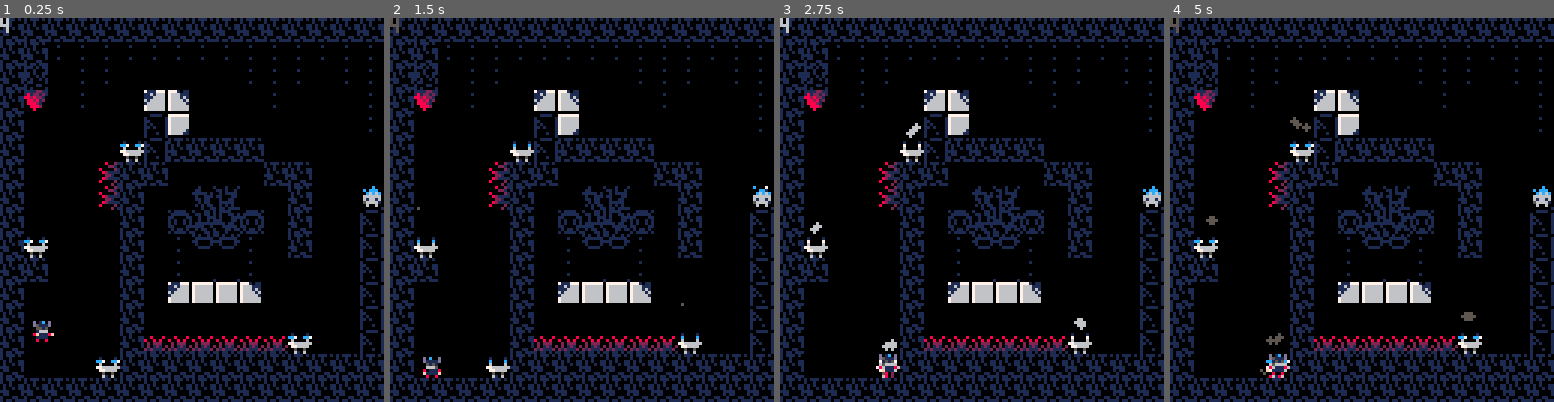
Above: before the commit, frames 1-4 (left to right).
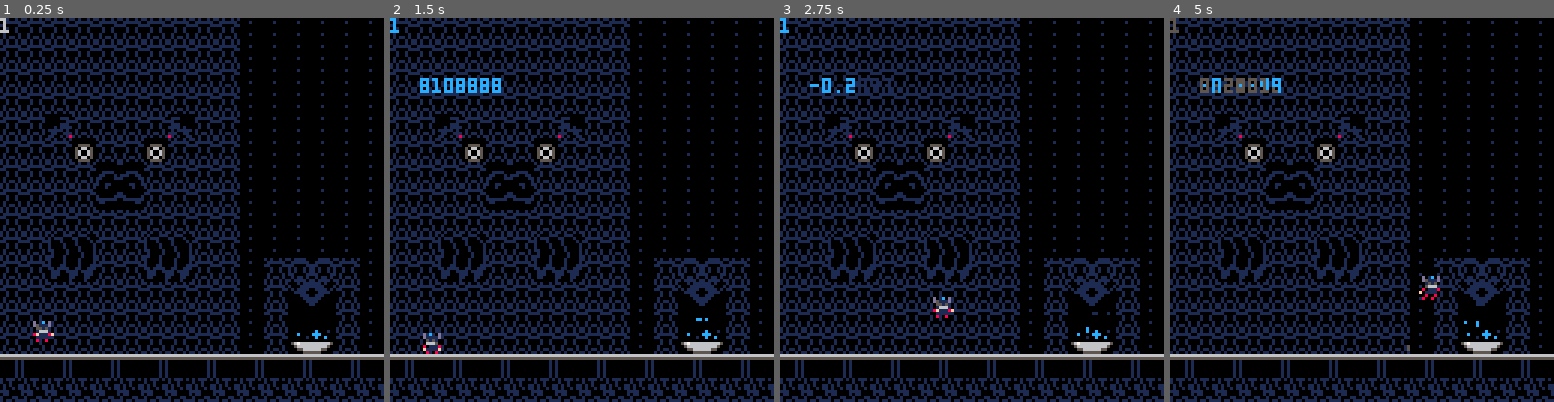
Above: after the commit, the same moments.

Repository: han-sen/pico-8-tests
Game: PICO-8 cartridge platformer.p8
The game is run twice, just before and just after one commit, with the same random seed, the same clock (stepped at 60 frames per second) and the same inputs.
Inputs:
- Up to frame 1 (0.25 s): no input
- Up to frame 2 (1.5 s): no input
- Up to frame 3 (2.75 s): hold Right 1.6-2.1 s; hold Up 2.15-2.42 s; hold Right from 2.47 s (still down)
- Up to frame 4 (5 s): release Right at 3.03 s; hold Left 3.08-3.58 s; hold Right 4.02-4.68 s; hold Up from 4.73 s (still down)

The runs differ from the first frame. In frame 1, 36% of the frame differs, in the area x 0-100%, y 0-94%; in frame 2, 37%; in frame 3, 37%; in frame 4, 37%.

Commit message:
added fountain particle fx

Diff:
--- a/platformer.p8
+++ b/platformer.p8
@@ -10,9 +10,8 @@
 -- 4 Boost tiles
 
 function _init()
-	-- music(1)
 	player = {
-		x = 10 + (128 * 3),
+		x = 10,
 		y = 90,
 		sprite = 64,
 		size = 1,
@@ -63,30 +62,36 @@
 		anim = 0
 	}
 	fountains = {
+		anim = 0,
 		sp1 = 25,
 		sp2 = 26,
 		loc = {
 			{
+				level = 1,
 				x = 96,
 				y = 104,
 				active = true
 			},
 			{
+				level = 2,
 				x = 80,
 				y = 48,
 				active = false
 			},
 			{
+				level = 3,
 				x = 16,
 				y = 24,
 				active = false
 			},
 			{
+				level = 4,
 				x = 64,
 				y = 80,
 				active = false
 			},
 			{
+				level = 5,
 				x = 64,
 				y = 112,
 				active = false
@@ -142,6 +147,16 @@
 				level = 4,
 				x = 96,
 				y = 104
+			},
+			{
+				level = 5,
+				x = 16,
+				y = 56
+			},
+			{
+				level = 5,
+				x = 40,
+				y = 88
 			}
 		}
 	}
@@ -162,7 +177,8 @@
 	particles = {
 		death_fx = {8,2,5}, -- color arrays
 		dust_fx = {6,5},
-		wind_fx = {6,5}
+		wind_fx = {6,5},
+		bubble_fx = {12,1}
 	}
 	ghosts = {}
 end
@@ -174,6 +190,7 @@
 	player_update()
 	check_boost()
 	run_turbines()
+	animate_fountains()
 	player_animate()
 	game_key_animate()
 	animate_turbines()
@@ -508,7 +525,8 @@
 end
 
 function draw_fx()
-    for fx in all(effects) do
+	for fx in all(effects) do
+		print(fx.r, 10, 20)
         --draw pixel for size 1, draw circle for larger
         if fx.r <= 1 then
             pset(fx.x,fx.y,fx.c)
@@ -571,6 +589,37 @@
             c_t
         )
     end
+end
+
+function bubble_fx(x,y,w,c_t,num)
+	for i=0, num do
+        add_fx(
+            x+rnd(w)-w/2,
+            y+rnd(2),
+            40+rnd(10),
+            -0.125 + (rnd(1)/4),
+            -0.25,
+            false,
+            false,
+            true,
+            flr(rnd(3)),
+            c_t
+        )
+    end
+end
+
+function animate_fountains()
+	if time() - fountains.anim > 0.9 then
+		fountains.anim = time()
+		for f in all(fountains.loc) do
+			if f.level == world.current_level
+			and f.active then -- only draw active fountains
+				local x = f.x + (world.level_size * (f.level - 1)) + 8 -- emit from middle of sprite
+				local y = f.y
+				bubble_fx(x, y, 8, particles.bubble_fx, 2)
+			end
+		end
+	end
 end
 
 function run_turbines()
@@ -667,17 +716,17 @@
 0000000000000000000000000000000000000000000000000000000000000000000000000000000000000000000000000000000000000000000000000000000000000000000000000000000000000000000000000000000000000000000000000000000000000000000000000000000000000000000000000000000000000000
 __map__
 0e0e0e0e0e0e0e0e0e0e2222222222220a0a0a0a0a0a0a0a0a0a0a0a0a0a0a1b000013140000000000000000000000000a0a0a0a0a0a0a0a0a0a0a0a0a0a0a0a0a3c3c3c3c3c3c3c3c3c3c3c3c3c3c0a000000000000000000000000000000000000000000000000000000000000000000000000000000000000000000000000
-0e0e0e0e0e0e0e0e0e0e2222222222221b1f0000000000000000000000001f1b0000393a0000000000000000000022220a0a22222222222222222222222222220a00000034330022220034330000000a000000000000000000000000000000000000000000000000000000000000000000000000000000000000000000000000
+0e0e0e0e0e0e0e0e0e0e2222222222221b1f0000000000000000000000001f1b0000393a0000000000000000000022220a0a22222222222222222222222222220a00003432330022220034323300000a000000000000000000000000000000000000000000000000000000000000000000000000000000000000000000000000
 0e0e0e0e0e0e0e0e0e0e2222222222221b00000000000000000000000000001b002200002200000000000000002222220a0b00222200000000002222220022220a00000000000022220000000000000a000000000000000000000000000000000000000000000000000000000000000000000000000000000000000000000000
 0e0e0e0e0e0e0e0e0e0e2222222222221b0000000000000000002b2c0000001b202202022200000000000000000022220a3c00220000343300000022000000220a00000000000022220000000000000a000000000000000000000000000000000000000000000000000000000000000000000000000000000000000000000000
 0e2b130e0e0e0e142c0e2222222222221b000000000000000022393a2200000a0a0a0a0a0a20000000000000000000000a0000000000033100000000000000220a00000000000022220000010000000a000000000000000000000000000000000000000000000000000000000000000000000000000000000000000000000000
 0e0e0e050e0e050e0e0e2222222222221b00000000000000222200002222001b00000000000a000000000000000000000a0000000064030a0a0a0a00000000000a00000033323120203332310000000a000000000000000000000000000000000000000000000000000000000000000000000000000000000000000000000000
 0e0e0e0e1d1e0e0e0e0e2222222222221b00000020200000222202022222001b0000000000000a0000200000000000000a000000210a0a000000000a0a0000000a000000000000222200000a00000b0a000000000000000000000000000000000000000000000000000000000000000000000000000000000000000000000000
-0e0e0e0e2d2e0e0e0e0e2222222222221b0000000a0a0a0a0a0a0a0a0a0a0a1b000022220000006400343232330000000a000000210a0000272800000a0000010a00600000000020200000370a00000a000000000000000000000000000000000000000000000000000000000000000000000000000000000000000000000000
+0e0e0e0e2d2e0e0e0e0e2222222222221b0000000a0a0a0a0a0a0a0a0a0a0a1b000022220000006400343232330000000a000000210a0000272800000a0000010a00640000000020200000370a00000a000000000000000000000000000000000000000000000000000000000000000000000000000000000000000000000000
 0e0e0e0e0e0e0e0e0e0e2222222222221b00000000000000000000000000001b002222222200000300000000000000000a000000000a002937382a000a0000030a000c00000000222200000a380a000a000000000000000000000000000000000000000000000000000000000000000000000000000000000000000000000000
 0e0e25260e0e25260e0e2222222222221b00000000000000000000000000001b000022220000000300000000000000000a640000000a00221f1f22000a0000030a000000000000202000001c001c000a000000000000000000000000000000000000000000000000000000000000000000000000000000000000000000000000
 0e0e35360e0e35360e0e220e292a0e220a640a0a0a0a0a0a000000000100201b000000000000000300000000010000640a0a0000000a002202022200000000030a000000000000000000001c001c000a000000000000000000000000000000000000000000000000000000000000000000000000000000000000000000000000
-0e0e0e0e0e0e0e0e0e0e220e393a0e2200000000000000000a0000000a0a0a0a0000000000003432330000000034330a0a000000000a003432323300000000030a000000006000000000001c001c000a000000000000000000000000000000000000000000000000000000000000000000000000000000000000000000000000
+0e0e0e0e0e0e0e0e0e0e220e393a0e2200000000000000000a0000000a0a0a0a0000000000003432330000000034330a0a000000000a003432323300000000030a000000006400000000001c001c000a000000000000000000000000000000000000000000000000000000000000000000000000000000000000000000000000
 0e0e0e0e0e0e0e0e0e0e220e00000e22000000000000000000000034330a0a0a000000000000000300000000000000030a000000000a000000000000000000030a000000000c00000000001c001c000a000000000000000000000000000000000000000000000000000000000000000000000000000000000000000000000000
 0e0e0e0e0e0e0e0e0e0e220e02020e22000000000000000000003432310a0a0a000000006400000300006400000000030a000000000a202020202020640000030a000000330000220000221c001c000a000000000000000000000000000000000000000000000000000000000000000000000000000000000000000000000000
 111211121112111211121112111211120a0a0a0a0a0a0a0a0a0a0a0a0a0a0a0a0a0a0a000c00000300000c00000000030a000000640a0a0a0a0a0a0a0a0a0a0a0a000034310000220202221c001c200a000000000000000000000000000000000000000000000000000000000000000000000000000000000000000000000000
